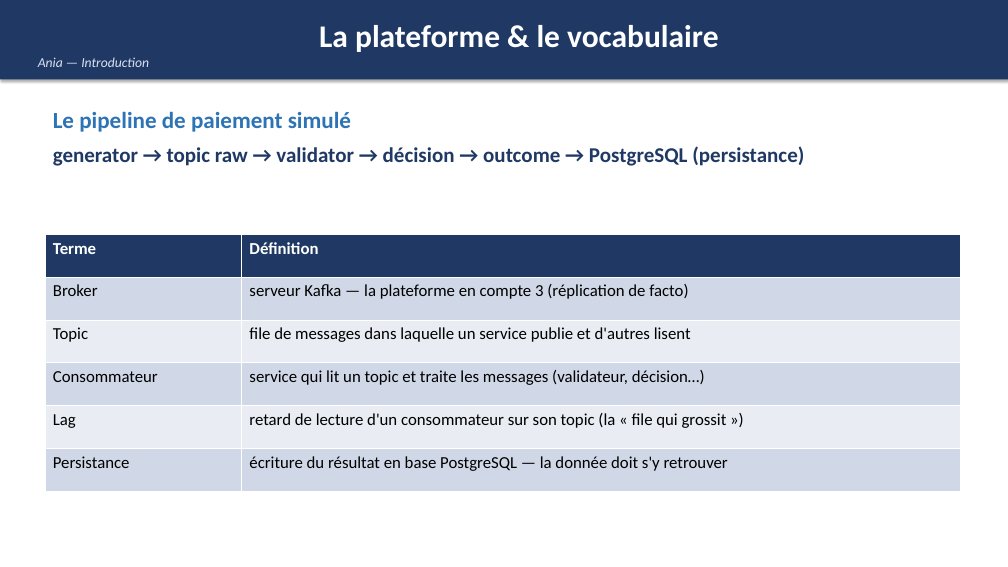
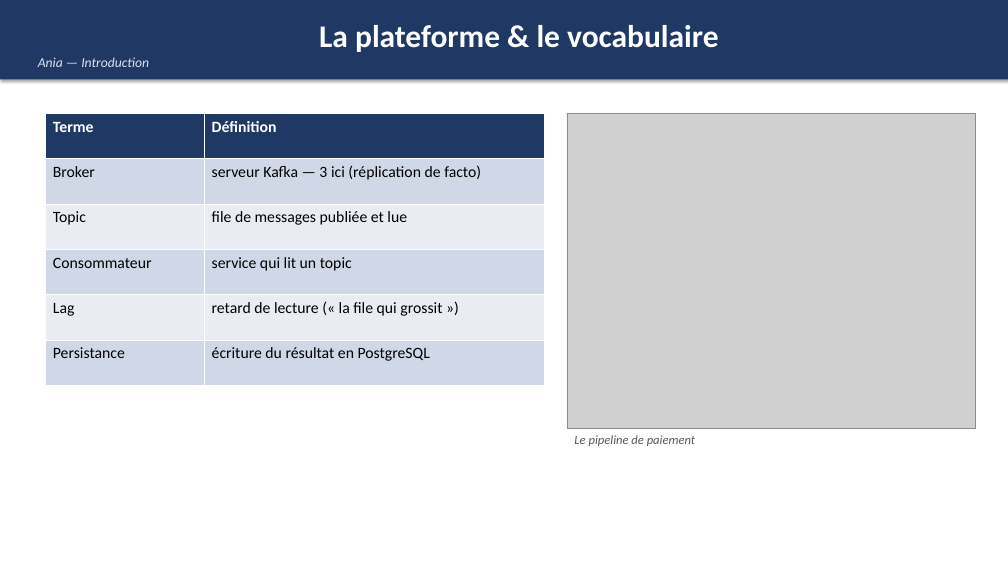
Before and after one commit to TomPERRIN/ISIMA-TP-kafka-2026-observabilite-diagnostique-incidents, a slide deck: slide 3 of travail/soutenance-sae5.pptx. Drawn at 1008x567 pixels with LibreOffice and Linux fonts; fonts in the diff are those of the drawing; grey boxes stand for pictures. Boxes give left, top, right and bottom in pixels: in the first picture for what was removed or moved away, otherwise in the second. Text is boxed around its words. In the diff, an @@ line names an element or a change of style, - is before the commit and + after.

Commit message:
Soutenance : deck allégé (texte réduit) et illustré — arbre de risques, pipeline, architecture, captures dashboard saine et en incident

```diff
--- a/travail/soutenance-sae5.pptx
+++ b/travail/soutenance-sae5.pptx
@@ table at bbox=[45, 113, 544, 386] @@
-row 2, column 2: serveur Kafka — la plateforme en compte 3 (réplication de facto)
+row 2, column 2: serveur Kafka — 3 ici (réplication de facto)
-row 3, column 2: file de messages dans laquelle un service publie et d'autres lisent
+row 3, column 2: file de messages publiée et lue
-row 4, column 2: service qui lit un topic et traite les messages (validateur, décision…)
+row 4, column 2: service qui lit un topic
-row 5, column 2: retard de lecture d'un consommateur sur son topic (la « file qui grossit »)
+row 5, column 2: retard de lecture (« la file qui grossit »)
-row 6, column 2: écriture du résultat en base PostgreSQL — la donnée doit s'y retrouver
+row 6, column 2: écriture du résultat en PostgreSQL
@@ size 16 to 15 pt in "Terme", "Définition", "Broker", "Topic" and 3 more places @@
@@ table: place and size @@
-table at bbox=[45, 234, 960, 492]
+table at bbox=[45, 113, 544, 386]
@@ text removed at bbox=[53, 111, 804, 166] @@
-Le pipeline de paiement simulé
-generator → topic raw → validator → décision → outcome → PostgreSQL (persistance)
@@ picture added at bbox=[567, 113, 975, 428] @@
@@ text added at bbox=[574, 435, 695, 446], 12 pt, text #595959, italic @@
+Le pipeline de paiement
```
Also in this commit, not shown: 9 other slides changed.
